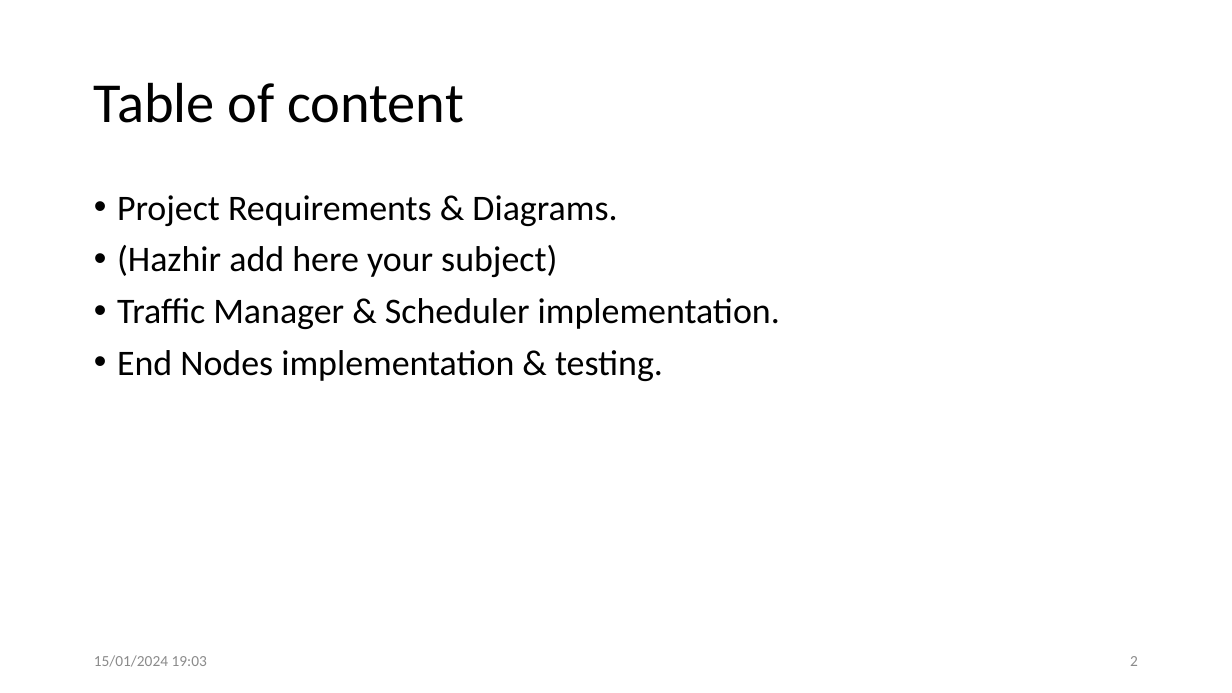
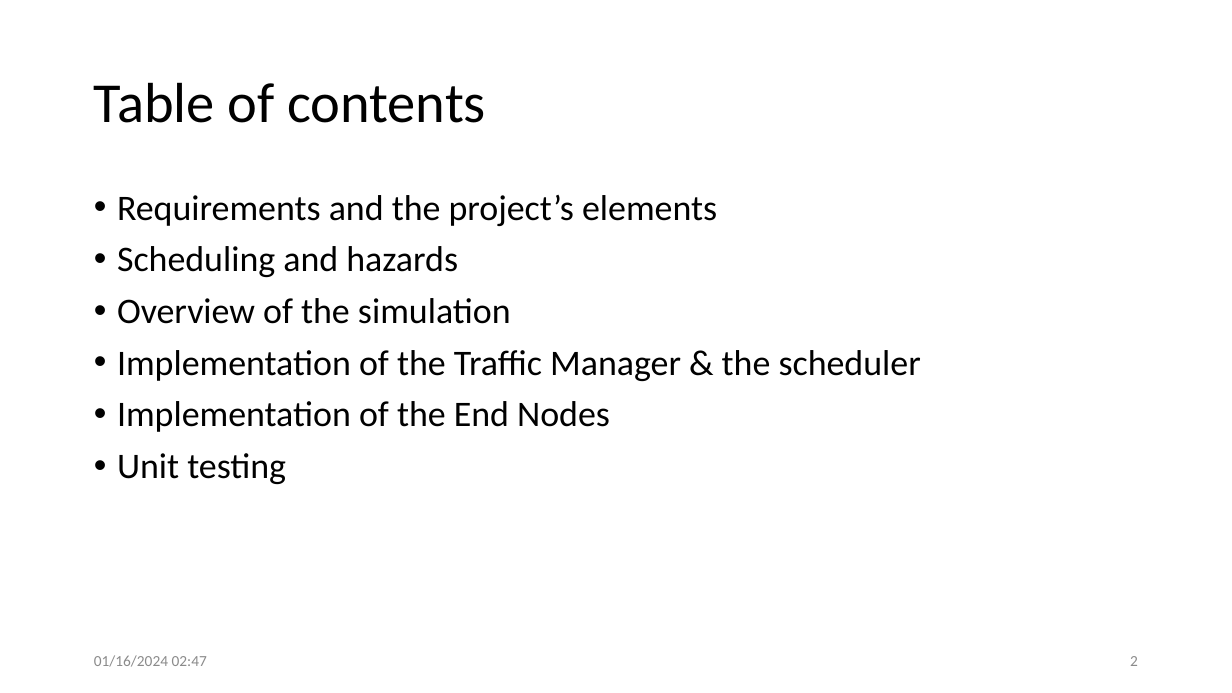
Before and after one commit to allerter/ESE-Smart-City, a slide deck: slide 2 of Requirements/Presentations/Presentation_Merge.pptx. Drawn at 1232x693 pixels with LibreOffice and Linux fonts; fonts in the diff are those of the drawing. Boxes give left, top, right and bottom in pixels: in the first picture for what was removed or moved away, otherwise in the second. Text is boxed around its words. In the diff, an @@ line names an element or a change of style, - is before the commit and + after.

```diff
--- a/Requirements/Presentations/Presentation_Merge.pptx
+++ b/Requirements/Presentations/Presentation_Merge.pptx
@@ title at <box>94,82,486,123</box>: text changed @@
-Table of content
+Table of contents
@@ text at <box>117,195,921,484</box>: text changed @@
-• Project Requirements & Diagrams.
-• (Hazhir add here your subject)
-• Traffic Manager & Scheduler implementation.
-• End Nodes implementation & testing.
+• Requirements and the project’s elements
+• Scheduling and hazards
+• Overview of the simulation
+• Implementation of the Traffic Manager & the scheduler
+• Implementation of the End Nodes
+• Unit testing
@@ text at <box>94,655,207,667</box>: text changed @@
-15/01/2024 19:03
+01/16/2024 02:47
```
Also in this commit, not shown: 25 other slides changed, 4 slides added, 2 other files.
